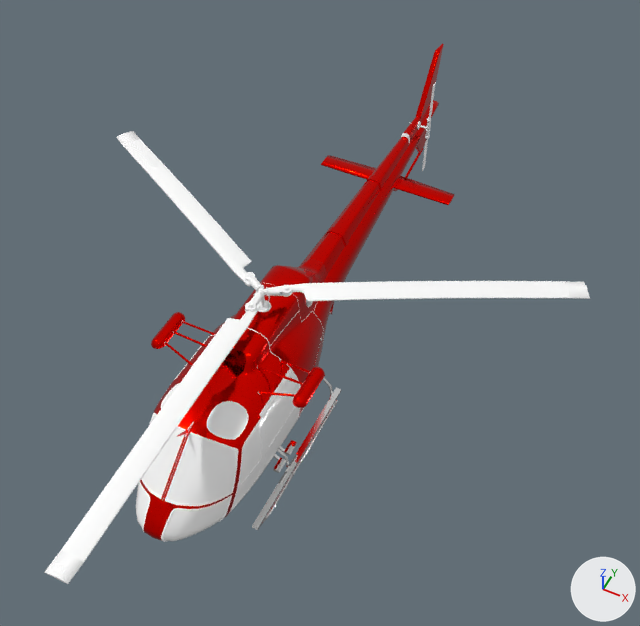
The glTF model m/maverick.glb, before and after one commit.
The view is the same before and after, from a 50 mm lens placed at (5.26, -9.79, 13.97), pointed at (0.34, 0.05, 1.67). The lights are fixed; the arrows at lower right show +X, +Y and +Z. The older version comes first. Where no turn or scale is listed for an object, it has been applied to the vertices. Vertices at exactly the same position are counted once.

Names of what the first picture shows: 'body', 'rotor-main', 'rotor-tail'.
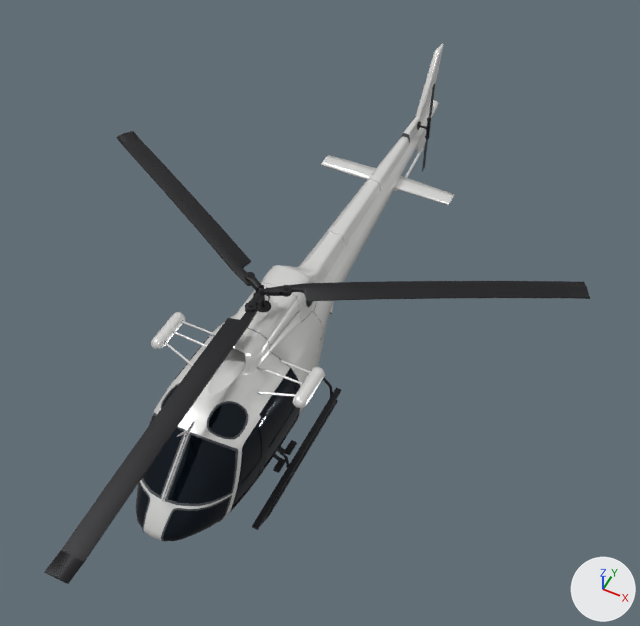
Patch to the scene script:
```diff
--- a/m/maverick.glb.py
+++ b/m/maverick.glb.py
@@ mat_material__136 @@
 n0 = _N.new('ShaderNodeBsdfPrincipled'); n0.name = 'Principled BSDF'
-n0.inputs[1].default_value = 1.0  # 'Metallic'
-n0.inputs[2].default_value = 0.0818  # 'Roughness'
+n0.inputs[1].default_value = 0.5  # 'Metallic'
 n1 = _N.new('ShaderNodeOutputMaterial'); n1.name = 'Material Output'
+n3 = _N.new('ShaderNodeMix'); n3.name = 'Mix'
+n3.data_type = 'RGBA'
+n3.blend_type = 'MULTIPLY'
+n3.inputs[0].default_value = 1.0  # 'Factor'
+n3.inputs[7].default_value = (0.0242, 0.0262, 0.0307, 1.0)  # 'B', dark grey #2b2d31
 n2 = _N.new('ShaderNodeVertexColor'); n2.name = 'Color Attribute'
 _L.new(n0.outputs[0], n1.inputs[0])  # 'BSDF' to 'Surface'
-_L.new(n2.outputs[0], n0.inputs[0])  # 'Color' to 'Base Color'
+_L.new(n3.outputs[2], n0.inputs[0])  # 'Result' to 'Base Color'
+_L.new(n2.outputs[0], n3.inputs[6])  # 'Color' to 'A'
@@ mat_material__137 @@
 n0 = _N.new('ShaderNodeBsdfPrincipled'); n0.name = 'Principled BSDF'
-n0.inputs[2].default_value = 0.553  # 'Roughness'
+n0.inputs[1].default_value = 0.4  # 'Metallic'
 n1 = _N.new('ShaderNodeOutputMaterial'); n1.name = 'Material Output'
+n3 = _N.new('ShaderNodeMix'); n3.name = 'Mix'
+n3.data_type = 'RGBA'
+n3.blend_type = 'MULTIPLY'
+n3.inputs[0].default_value = 1.0  # 'Factor'
+n3.inputs[7].default_value = (0.0137, 0.0137, 0.016, 1.0)  # 'B', black #1f1f22
 n2 = _N.new('ShaderNodeVertexColor'); n2.name = 'Color Attribute'
 _L.new(n0.outputs[0], n1.inputs[0])  # 'BSDF' to 'Surface'
-_L.new(n2.outputs[0], n0.inputs[0])  # 'Color' to 'Base Color'
+_L.new(n3.outputs[2], n0.inputs[0])  # 'Result' to 'Base Color'
+_L.new(n2.outputs[0], n3.inputs[6])  # 'Color' to 'A'
@@ mat_paint @@
+mat_paint = bpy.data.materials.new('paint')
+# nodes: BsdfPrincipled, Mix, OutputMaterial, VertexColor
+# colours: white #f4f4f2, mixed with the vertex colours
@@ mat_gta_mtl_002 @@
+mat_gta_mtl_002 = bpy.data.materials.new('GTA_Mtl.002')
+# nodes: BsdfPrincipled, Mix, OutputMaterial, VertexColor
+# colours: black #222222, mixed with the vertex colours
@@ mat_glass_003 @@
+mat_glass_003 = bpy.data.materials.new('glass.003')
+# nodes: BsdfPrincipled, Mix, OutputMaterial, VertexColor
+# colours: black #16202a, mixed with the vertex colours
@@ mat_interior @@
+mat_interior = bpy.data.materials.new('interior')
+# nodes: BsdfPrincipled, Mix, OutputMaterial, VertexColor
+# colours: dark grey #4a4d52, mixed with the vertex colours
@@ me_body @@
 me_body.from_pydata(...)  # 6616 vertices, 12400 faces; spans x -1.47..1.47, y -5.9..5.9, z -1.77..1.77
 # used by ob_body; location = (-0.03, 0.85, 1.77)
-me_body.materials.append(mat_material__133)
-me_body.materials.append(mat_material__132)
+# me_body part 1: 322 faces spanning x 0.75..0.98, y -4.05..-2.71, z -0.85..0.66 switch from mat_material__134 to mat_glass_003
+# me_body part 2: 559 faces spanning x 0.67..0.94, y -4.99..-3.76, z -0.82..0.61 switch from mat_material__130 to mat_glass_003
+# me_body part 3: 634 faces spanning x -0.83..0.83, y -5.86..-3.85, z -0.81..0.87 switch from mat_material__129 to mat_glass_003
+# me_body part 4: 3701 faces spanning x -1.47..1.47, y -5.9..5.9, z -1.0..1.77 switch from mat_gta_mtl to mat_paint
+# me_body part 5: 3891 faces spanning x -1.43..1.43, y -5.88..4.04, z -1.42..1.26 switch from mat_material__137 to mat_interior
 me_body.materials.append(mat_material__136)
@@ me_body @@
 me_body.materials.append(mat_gta_mtl_001)
+me_body.materials.append(mat_gta_mtl_002)
```

Location of each change, [x1, y1, x2, y2] in pixels of the pictures (640 x 626 px):
'body', recoloured, surface changed
    both: [136, 43, 454, 541]
'rotor-main', recoloured
    both: [44, 131, 590, 584]
'rotor-tail', recoloured
    both: [409, 82, 436, 171]
part 1 of me_body, recoloured (grey to black)
    both: [260, 369, 298, 476]
part 2 of me_body, recoloured (grey to black)
    both: [230, 418, 266, 512]
part 3 of me_body, recoloured (darker)
    both: [136, 386, 246, 541]
part 4 of me_body, recoloured
    both: [140, 43, 454, 541]
part 5 of me_body, recoloured
    both: [139, 133, 410, 541]
